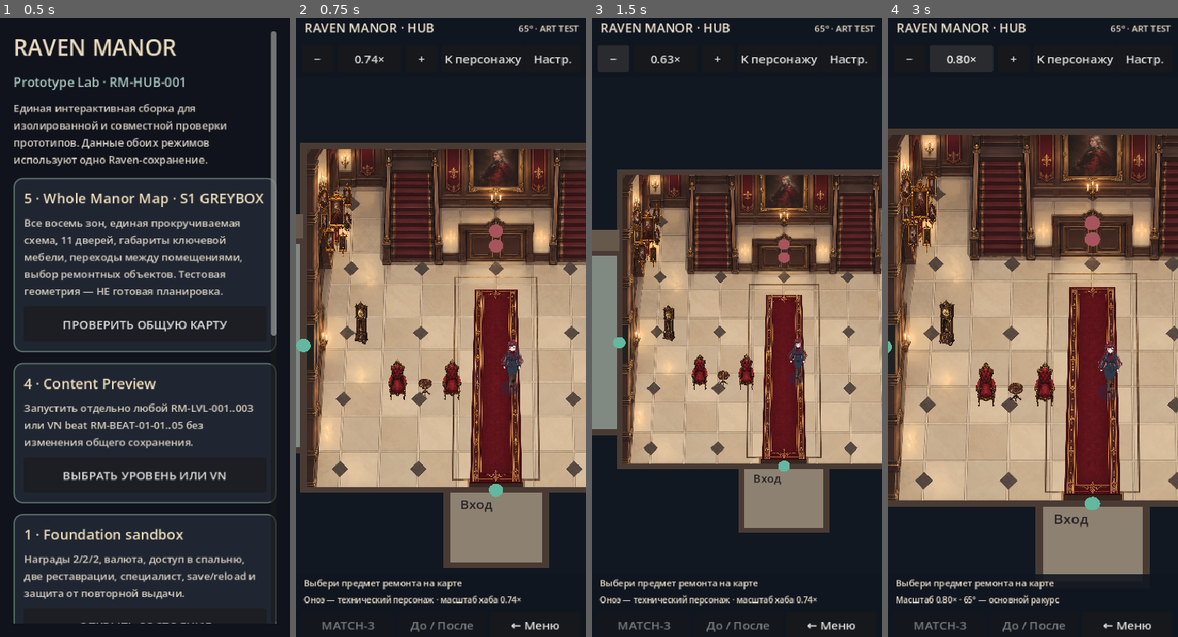
Above: before the commit, frames 1-4 (left to right).
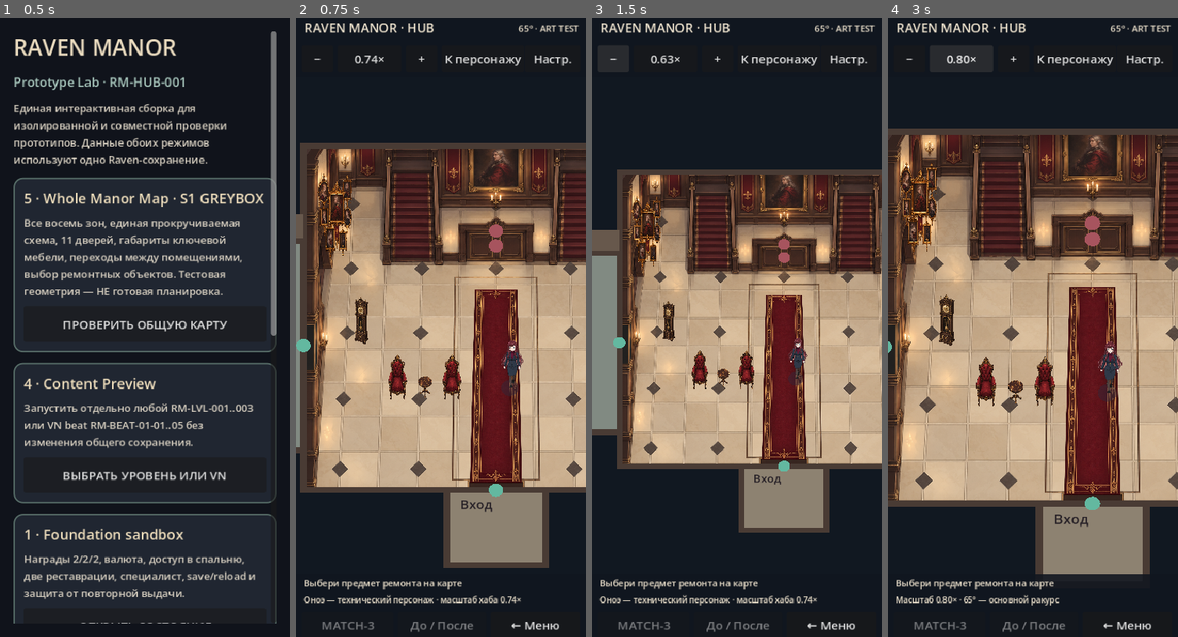
Above: after the commit, the same moments.

Repository: bezdredoff/RavenManor-Godot
Game: Godot game, scene res://scenes/raven/prototype_launcher.tscn
The game is run twice, just before and just after one commit, with the same random seed, the same clock (stepped at 60 frames per second) and the same inputs.
Inputs:
- Up to frame 1 (0.5 s): no input
- Up to frame 2 (0.75 s): click "ПРОВЕРИТЬ ОБЩУЮ КАРТУ" at 0.5 s
- Up to frame 3 (1.5 s): click "−" at 1.25 s
- Up to frame 4 (3 s): click "0.63×" at 2 s; click "0.74×" at 2.75 s

Frame 1 is identical in both runs. In frame 2, 1.3% of the frame differs, in the area x 7-58%, y 25-62%; in frame 3, 1.0%; in frame 4, 1.6%, in the area x 4-58%, y 23-63%.

Commit message:
Godot: draw shared Hall PNGs upright around character using footpoint Y-sort occlusion

Diff:
--- a/scripts/raven/season1_map_greybox.gd
+++ b/scripts/raven/season1_map_greybox.gd
@@ -2,6 +2,7 @@
 ## RM-MAP-S1 continuous-map feasibility. Uniform shallow projected floor, NOT canonical room art.
 ## Onoe assets are owner-created test placeholders, not Evelyn.
 const DATA = preload("res://data/raven/season1_world_map.json")
+const HALL_VISUALS = preload("res://data/raven/hall_visual_contract.json")
 const Store = preload("res://scripts/raven/raven_campaign_store.gd")
 const ONOE_WALK = preload("res://assets/prototypes/onoe/onoe_walk_sheet_v1.png")
 const ONOE_SIDE = preload("res://assets/prototypes/onoe/onoe_side_walk_v2.png")
@@ -54,6 +55,7 @@
 var explore_all := true
 var follow_actor := false
 var grid := AStarGrid2D.new()
+var foreground_overlay: Control
 var actor_sprite: AnimatedSprite2D
 var snapshot: Dictionary
 var status_label: Label
@@ -86,6 +88,13 @@
 	snapshot = Store.new().load_campaign()
 	_make_ui()
 	_make_onoe()
+	foreground_overlay = Control.new()
+	foreground_overlay.name = "PilotFrontOcclusion"
+	foreground_overlay.set_anchors_and_offsets_preset(PRESET_FULL_RECT)
+	foreground_overlay.mouse_filter = MOUSE_FILTER_IGNORE
+	foreground_overlay.z_index = 6
+	add_child(foreground_overlay)
+	foreground_overlay.draw.connect(_draw_foreground_overlay)
 	_rebuild_navigation()
 	_update_actor_screen()
 	queue_redraw()
@@ -313,6 +322,7 @@
 	actor_sprite.position = _screen_from_world(actor_pos) - Vector2(0, native_height * scale_factor * 0.5)
 	var screen_y := actor_sprite.position.y
 	actor_sprite.visible = screen_y > TOP_UI_HEIGHT - 48.0 and screen_y < size.y - BOTTOM_UI_HEIGHT + 25.0
+	if is_instance_valid(foreground_overlay): foreground_overlay.queue_redraw()
 
 func _set_actor_motion(delta: Vector2) -> void:
 	if delta.length_squared() < 0.01:
@@ -594,6 +604,53 @@
 			queue_redraw()
 			return
 
+
+func _visual_texture(file_name: String) -> Texture2D:
+	match file_name:
+		"grandfather_clock.png": return AI_CLOCK
+		"armchair_clean.png": return AI_CHAIR
+		"round_side_table.png": return AI_SIDE_TABLE
+		"entry_console.png": return AI_CONSOLE
+		"ancestor_gallery_composite.png": return AI_GALLERY
+		"burgundy_runner.png": return AI_RUG
+	return null
+
+func _visual_rect(item: Dictionary) -> Rect2:
+	var rect: Array = item.rect
+	return Rect2(float(rect[0]), float(rect[1]), float(rect[2]), float(rect[3]))
+
+func _visual_managed(map_prop_id: String) -> bool:
+	for item in HALL_VISUALS.data.sprites:
+		if str(item.mode) == "upright" and str(item.mapPropId) == map_prop_id:
+			return true
+	return false
+
+func _draw_hall_floor_visuals() -> void:
+	for item in HALL_VISUALS.data.sprites:
+		if str(item.mode) != "floor": continue
+		var tex := _visual_texture(str(item.file))
+		if tex != null:
+			draw_texture_rect(tex, _visual_rect(item), false)
+
+func _draw_hall_upright_visuals(front: bool, target: CanvasItem) -> void:
+	# Images are upright, with a bottom-centre foot pivot projected by the exact
+	# 65-degree Godot map camera. Do NOT multiply sprite height by floor-depth ratio.
+	if not art_enabled or art_variant not in [1, 2]: return
+	for item in HALL_VISUALS.data.sprites:
+		if str(item.mode) != "upright": continue
+		var rect := _visual_rect(item)
+		var foot := Vector2(rect.position.x + rect.size.x * 0.5, rect.end.y)
+		if (foot.y > actor_pos.y) != front: continue
+		var texture := _visual_texture(str(item.file))
+		if texture == null: continue
+		var projected := _screen_from_world(foot)
+		var dest := Rect2(projected - Vector2(rect.size.x * zoom * 0.5, rect.size.y * zoom),
+			rect.size * zoom)
+		target.draw_texture_rect(texture, dest, false)
+
+func _draw_foreground_overlay() -> void:
+	_draw_hall_upright_visuals(true, foreground_overlay)
+
 func _pilot_texture(asset_id: String) -> Texture2D:
 	if art_variant == 1 or art_variant == 2:
 		match asset_id:
@@ -633,7 +690,7 @@
 				draw_texture_rect(HALL_RUG, Rect2(785, 435, 130, 396), false)
 			elif art_variant == 1:
 				draw_texture_rect(AI_HALL_TWIN, r, false)
-				draw_texture_rect(AI_RUG, Rect2(785, 435, 130, 396), false)
+				_draw_hall_floor_visuals()
 			else:
 				# The second illustration already contains a carpet; do not double-bake it.
 				draw_texture_rect(AI_HALL_CRIMSON, r, false)
@@ -662,10 +719,12 @@
 		var restored := bool(repaired_in_preview.get(str(item.id), false))
 		var texture := _pilot_texture(str(item.id)) if art_enabled else null
 		var embedded_in_shell := art_enabled and str(item.id) in ["RM-ASSET-HALL-STAIRS-L", "RM-ASSET-HALL-STAIRS-R"]
-		if art_enabled and (art_variant == 1 or art_variant == 2) and str(item.id) == "RM-ASSET-HALL-SEATS":
-			_draw_ai_seating(r)
+		# All individual pilot sprites are rendered by _draw_hall_upright_visuals()
+		# around the upright character, using bottom-centre foot sorting.
+		# Keep existing collision rectangles and interaction selection unchanged.
+		if art_enabled and (art_variant == 1 or art_variant == 2) and _visual_managed(str(item.id)):
 			if restored:
-				draw_rect(r, Color(0.22, 0.7, 0.49, 0.28))
+				draw_rect(r, Color(0.22, 0.7, 0.49, 0.17))
 		elif texture != null:
 			draw_texture_rect(texture, r, false)
 			if restored:
@@ -685,6 +744,7 @@
 			last = waypoint
 	draw_circle(actor_pos, 16, Color(0.2, 0.15, 0.22, 0.48))
 	draw_set_transform(Vector2.ZERO)
+	_draw_hall_upright_visuals(false, self)
 	if show_safe_viewport:
 		var safe := _safe_viewport_rect(size)
 		draw_rect(safe, Color("8dd3af"), false, 2.0)
